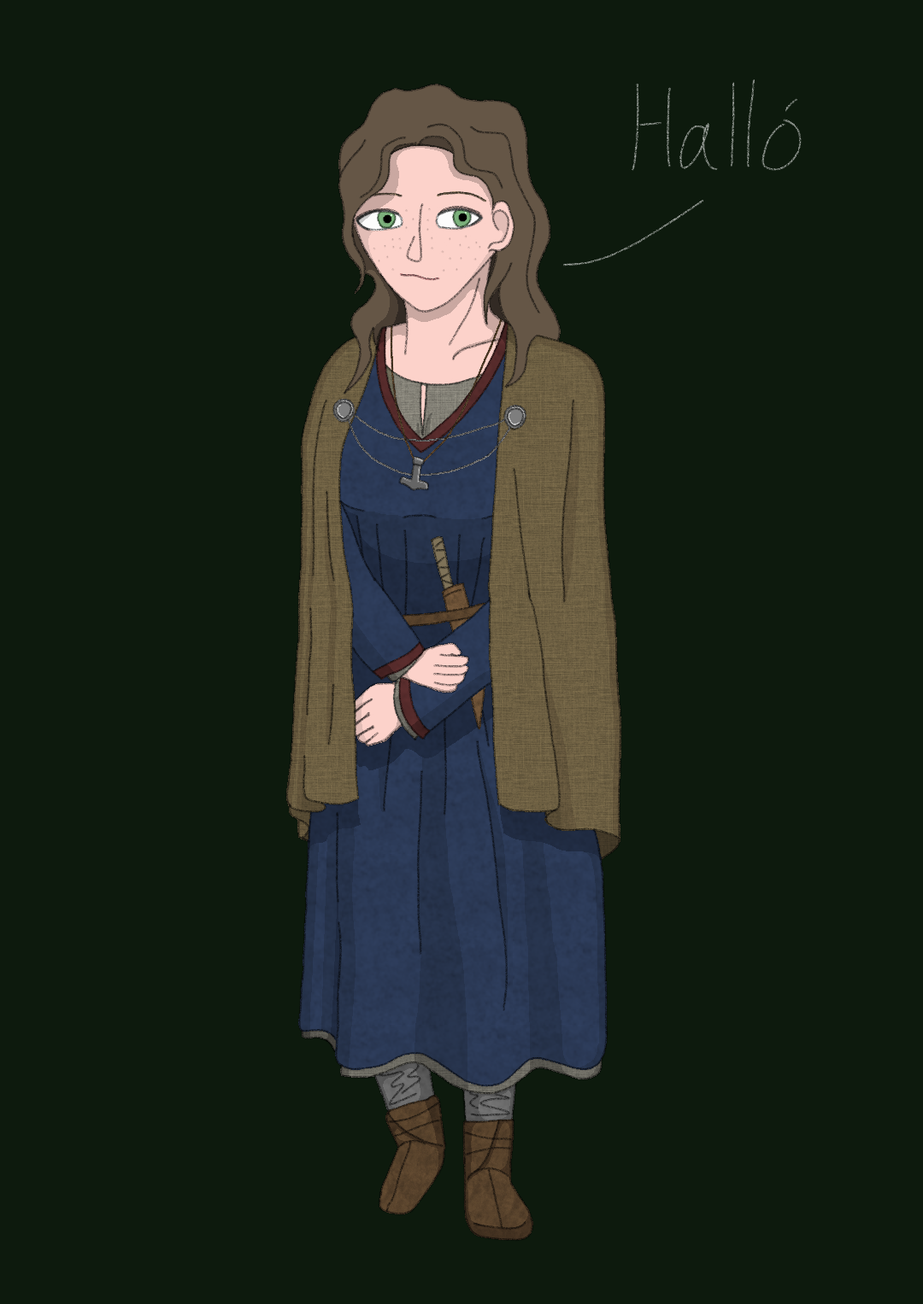
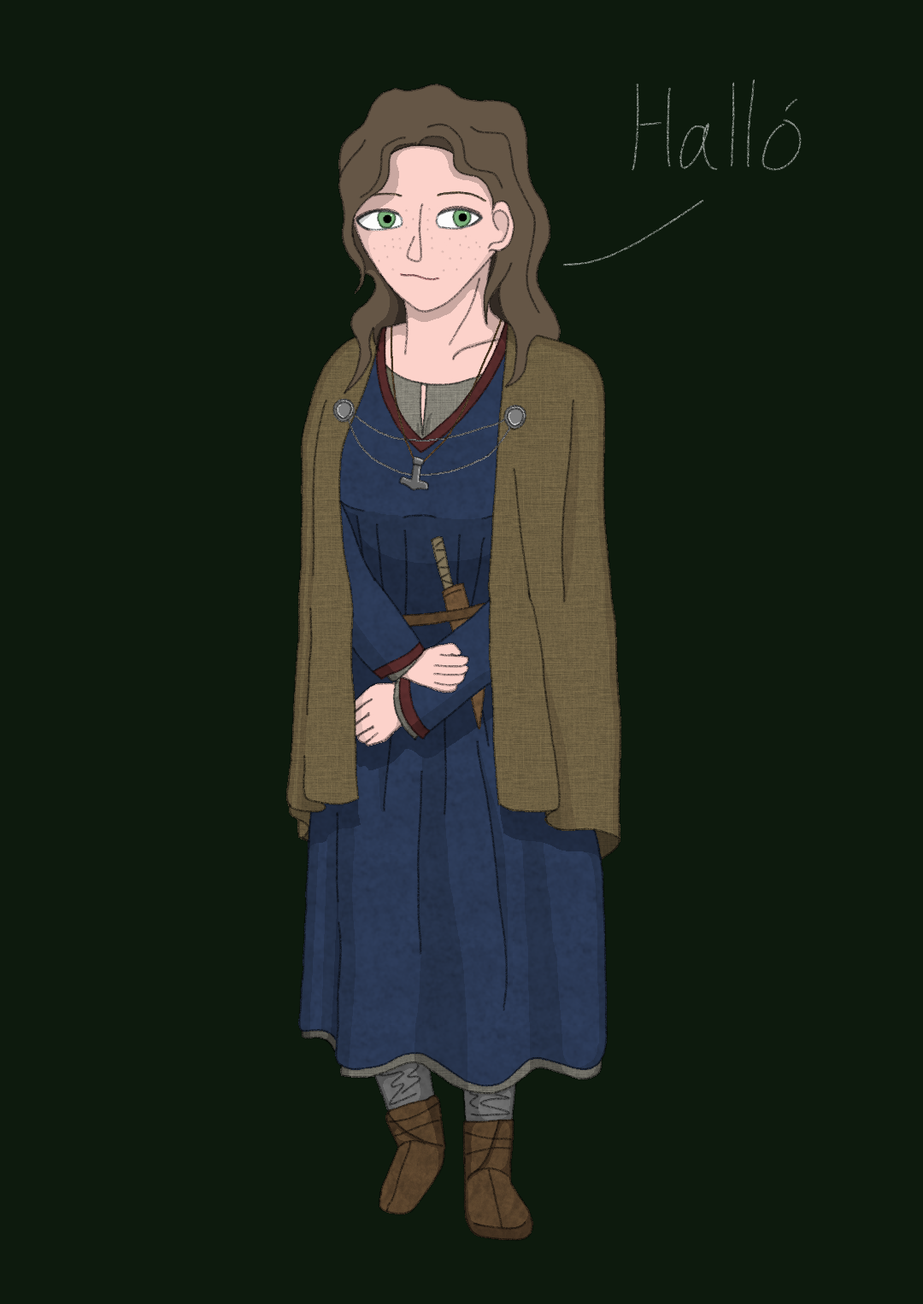
Layers edited between the first and the second 923 x 1304 image:
painted on "color" over [324, 492, 337, 745]
painted on "background" over [324, 490, 335, 746]
